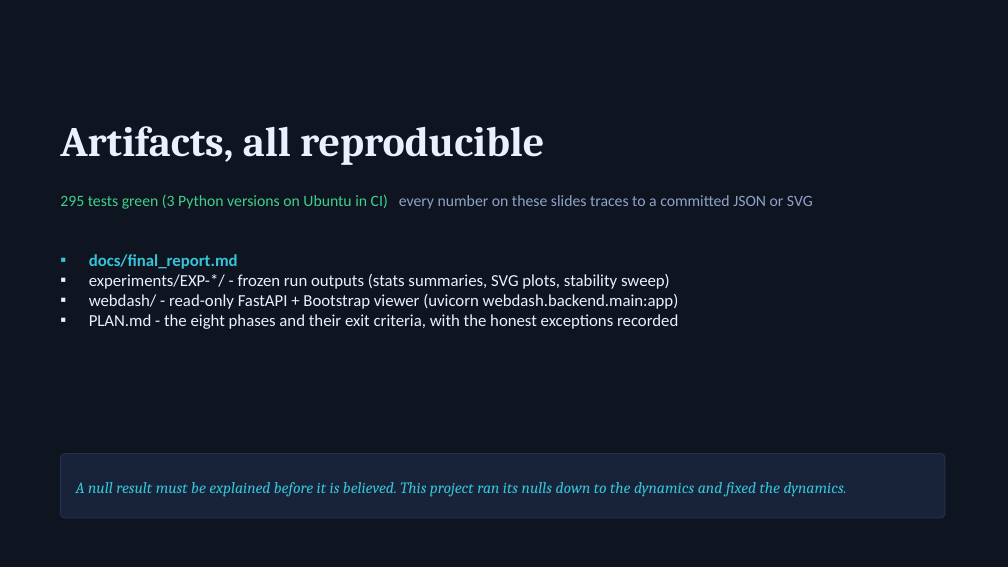
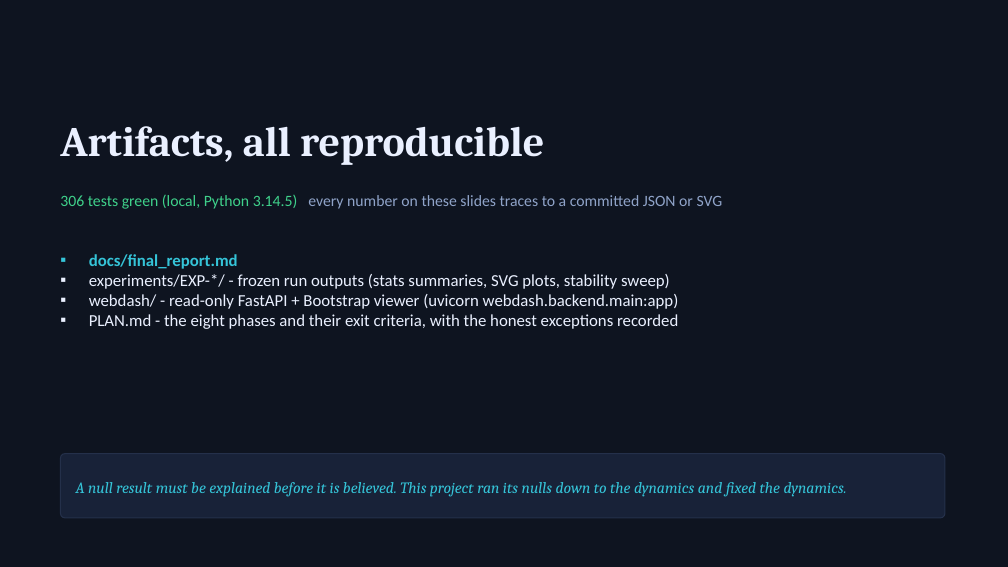
Before and after one commit to Houssemamor/ARTIFICIAL-LIFE-Simulation-Using-Neuroevolution-and-Genetic-Algorithms, a slide deck: slide 14 of docs/presentation_deck.pptx. Drawn at 1008x567 pixels with LibreOffice and Linux fonts; fonts in the diff are those of the drawing. Boxes give left, top, right and bottom in pixels: in the first picture for what was removed or moved away, otherwise in the second. Text is boxed around its words. In the diff, an @@ line names an element or a change of style, - is before the commit and + after.

```diff
--- a/docs/presentation_deck.pptx
+++ b/docs/presentation_deck.pptx
@@ text at bbox=[60, 195, 723, 209]: text changed @@
-295 tests green (3 Python versions on Ubuntu in CI) every number on these slides traces to a committed JSON or SVG
+306 tests green (local, Python 3.14.5) every number on these slides traces to a committed JSON or SVG
```
Also in this commit, not shown: 9 other slides changed, 47 other files.
